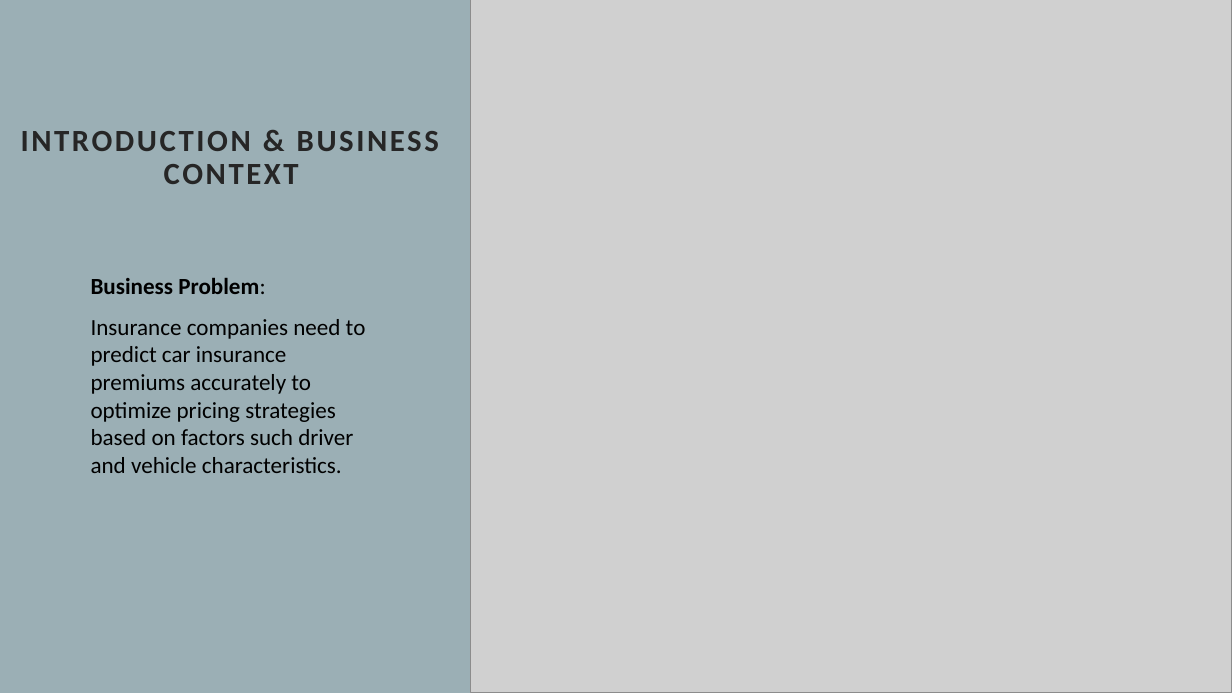
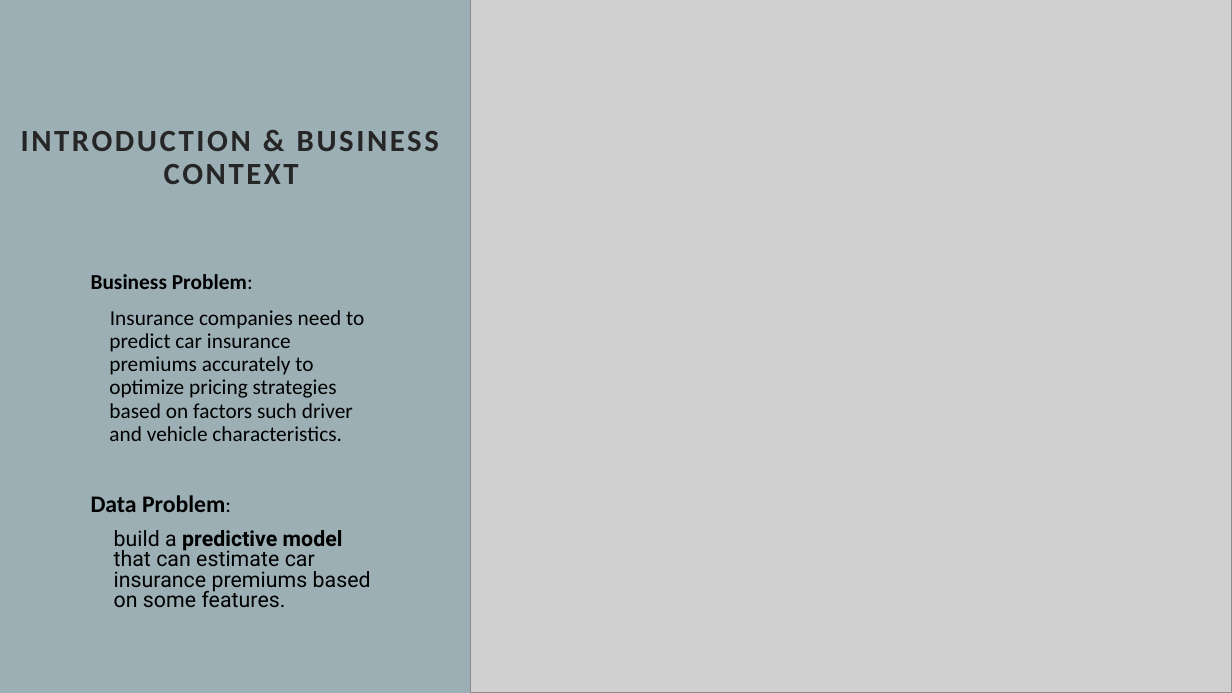
Before and after one commit to Yan1702/IOD17Feb, a slide deck: slide 3 of MiniProject1/MiniProject1_Presentation.pptx. Drawn at 1232x693 pixels with LibreOffice and Linux fonts; fonts in the diff are those of the drawing; grey boxes stand for pictures. Boxes give left, top, right and bottom in pixels: in the first picture for what was removed or moved away, otherwise in the second. Text is boxed around its words. In the diff, an @@ line names an element or a change of style, - is before the commit and + after.

```diff
--- a/MiniProject1/MiniProject1_Presentation.pptx
+++ b/MiniProject1/MiniProject1_Presentation.pptx
@@ text at (91, 274, 364, 441): size 18 to 16.6 pt in "Business Problem:", "Insurance companies need to predict car insurance ..."; line spacing 1 to 0.9; indent changed @@
@@ text at (91, 495, 371, 607): paragraphs added @@
+Data Problem:
+• build a predictive model that can estimate car insurance premiums based on some features.
```
Also in this commit, not shown: 4 other slides changed.
